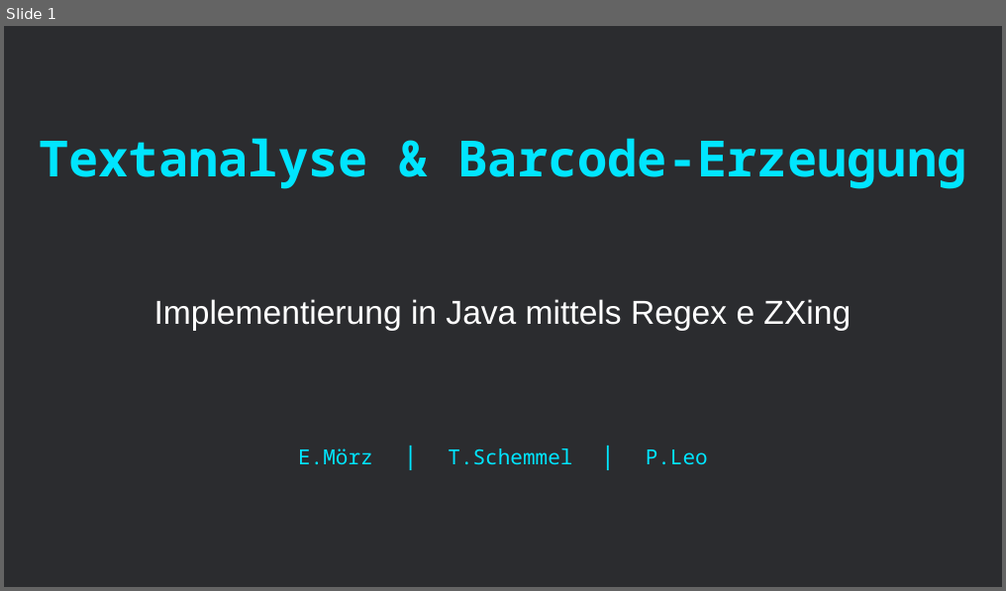
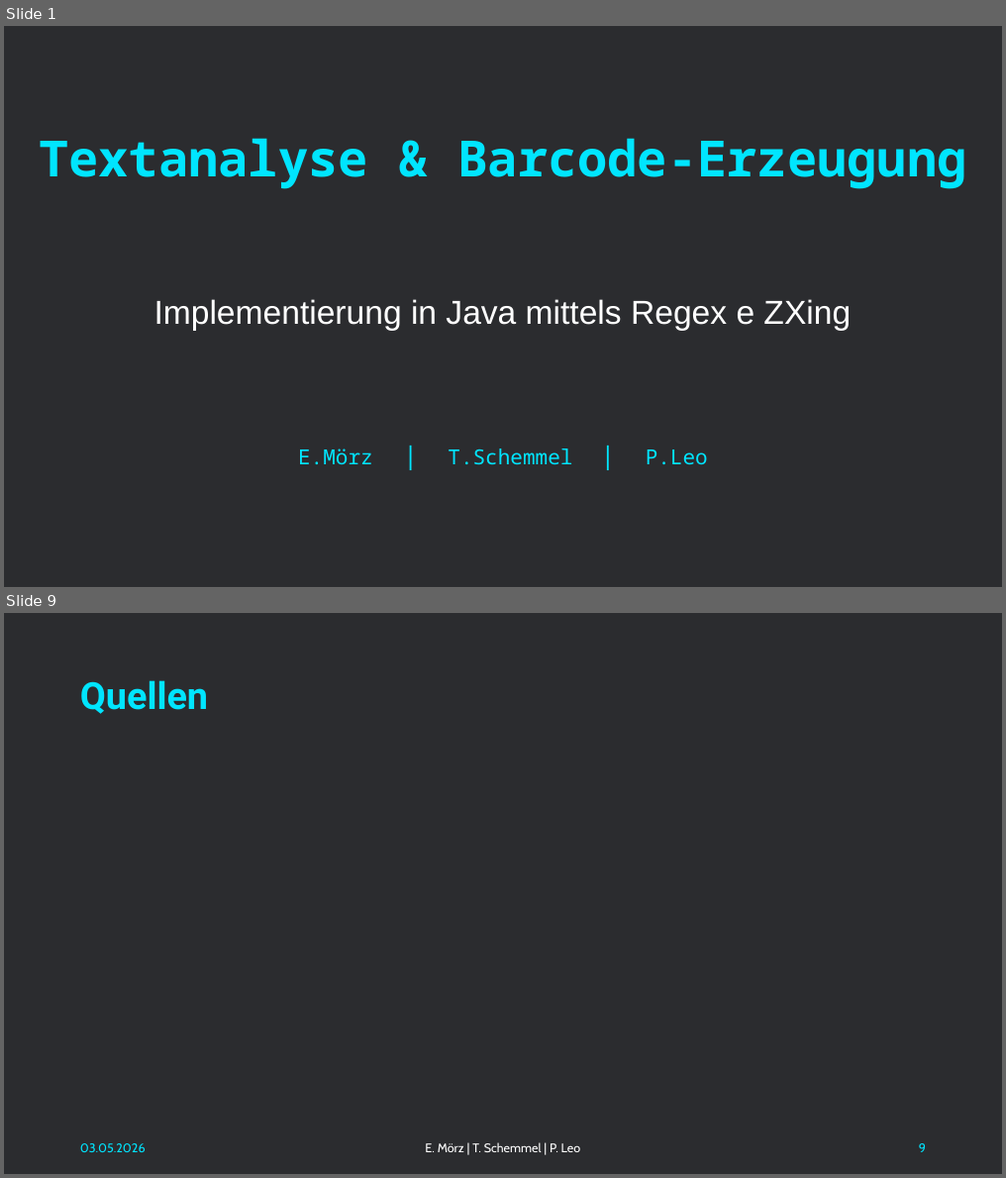
Before and after one commit to NachtsternBuild/little-barcode, a slide deck: docs/Präsentation.pptx. Shown one above the other, each under a label of ours: slide 1 before the commit, slides 1 and 9 after it; the slides between them are not shown. The pictures are 1006x591 and 1006x1178 pixels, drawn with LibreOffice and Linux fonts; fonts in the diff are those of the drawing. Boxes give left, top, right and bottom in pixels: in the first picture for what was removed or moved away, otherwise in the second. Text is boxed around its words. In the diff, an @@ line names an element or a change of style, - is before the commit and + after.

```diff
--- a/docs/Präsentation.pptx
+++ b/docs/Präsentation.pptx
@@ slide 9 added at (4, 613, 1002, 1174), background #202124 at 95% opacity @@
@@ title added at (80, 680, 208, 714), 36 pt, text #00E5FF, bold @@
+Quellen
@@ text added at (80, 1144, 146, 1153), 12 pt, text #00E5FF @@
+03.05.2026
@@ text added at (425, 1143, 581, 1153), 12 pt, text #FFFFFF @@
+E. Mörz | T. Schemmel | P. Leo
@@ page number added at (919, 1144, 926, 1153), 12 pt, text #00E5FF @@
+9
```
Also in this commit, not shown: 7 slides changed.
